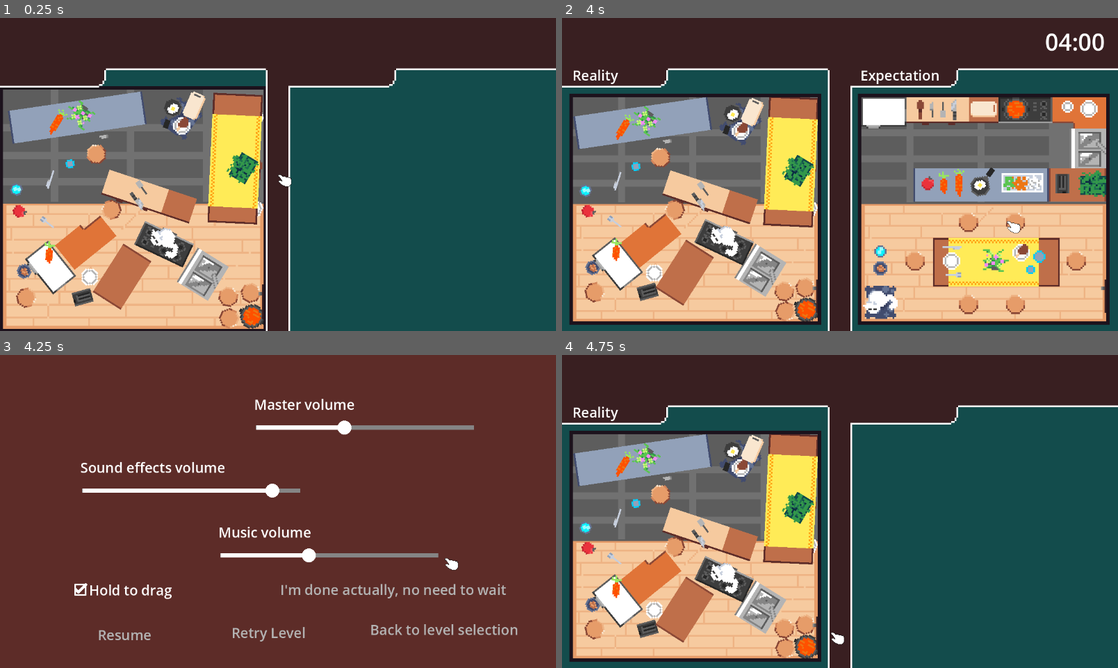
Above: before the commit, frames 1-4 (two rows, left to right).
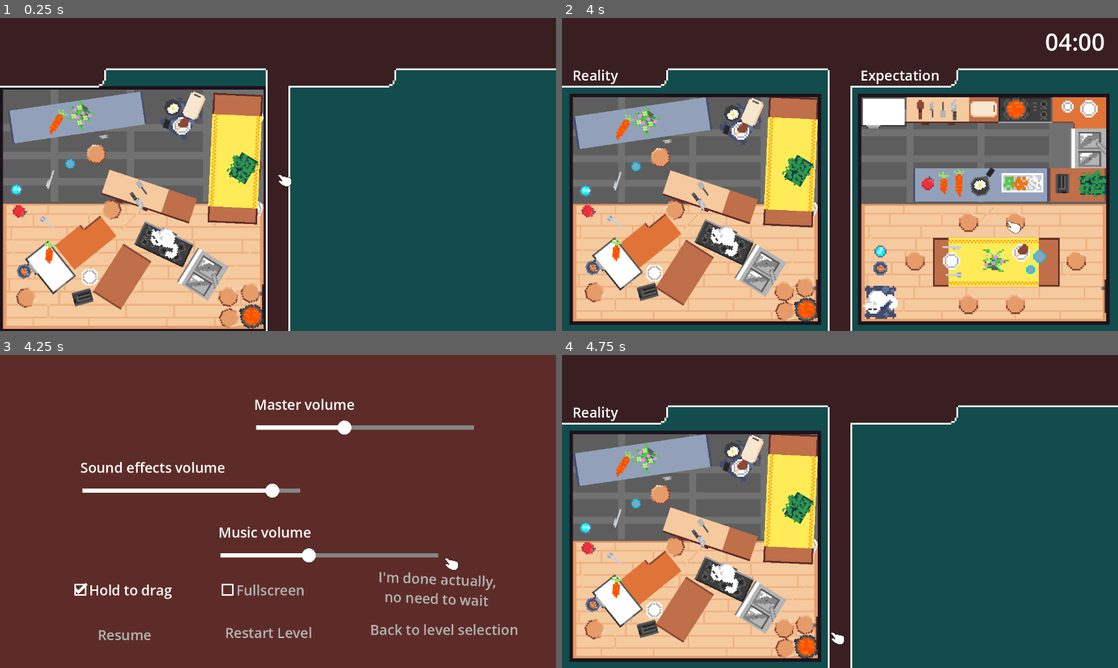
Above: after the commit, the same moments.

Repository: EdoanR/what-a-mess
Game: Godot game, scene res://levels/kitchen/kitchen.tscn
Same seed, same stepped clock (60 frames per second), same inputs: the game is played once before the commit and once after it. This scene is started directly instead of the project's main scene. The engine's default icon, where the game draws it, is replaced by a stand-in: a white triangle on a blue panel in a dark square. Sound files missing from this copy of the repository are replaced by a short silence.
Inputs (mouse positions are in pixels of both pictures, inside the frame that each line leads up to):
- Up to frame 1 (0.25 s): no input
- Up to frame 2 (4 s): tap Enter at 0.5, 2 s; move the mouse to (962, 158) at 0.52 s; click (962, 158) at 0.6 s; tap Space at 1.25, 3.5 s; move the mouse to (728, 190) at 1.27 s; tap W (lift) at 1.35 s; move the mouse to (895, 105) at 2.02 s; right-click (895, 105) at 2.1 s; move the mouse to (812, 237) at 2.77 s; tap S (lower) at 2.85 s; move the mouse to (1006, 221) at 3.52 s; tap V (validate) at 3.6 s
- Up to frame 3 (4.25 s): tap Escape (pause) at 4.15 s
- Up to frame 4 (4.75 s): click "Retry Level" (after the commit: "Restart Level") at 4.25 s

Frames 1-2 are identical in both runs. In frame 3, 1.5% of the frame differs, in the area x 39-91%, y 69-92%; in frame 4, nothing differs.

Commit message:
small adjustments to pause menu in the level

Diff:
--- a/Logic/level/level.tscn
+++ b/Logic/level/level.tscn
@@ -540,17 +540,19 @@
 offset_bottom = 661.0
 theme = ExtResource("12_5ovf7")
 theme_override_font_sizes/font_size = 32
-text = "Retry Level"
+text = "Restart Level"
 script = ExtResource("13_6t80s")
 
 [node name="DoneButton" type="Button" parent="Pause"]
-offset_left = 645.0
-offset_top = 517.0
-offset_right = 986.0
-offset_bottom = 562.0
+offset_left = 840.0
+offset_top = 486.0
+offset_right = 1177.0
+offset_bottom = 576.0
+rotation = 0.0415085
 theme = ExtResource("12_5ovf7")
 theme_override_font_sizes/font_size = 32
-text = "I'm done actually, no need to wait"
+text = "I'm done actually,
+no need to wait"
 
 [node name="PerfectSoundEffect" type="AudioStreamPlayer" parent="."]
 stream = ExtResource("13_0bcr1")
--- a/ui/pause/pause.tscn
+++ b/ui/pause/pause.tscn
@@ -6,6 +6,7 @@
 [ext_resource type="Script" uid="uid://cxy86ub5qiu4" path="res://common/ui/auto_save_trigger.gd" id="4_7i4wi"]
 [ext_resource type="Script" uid="uid://dpt2gl6f2vby7" path="res://common/ui/change_scene_button.gd" id="4_25a3s"]
 [ext_resource type="Script" uid="uid://ccoi42fsqwvir" path="res://logic/ui/hold_to_drag.gd" id="5_ixyhc"]
+[ext_resource type="Script" uid="uid://chxuus65pwm6a" path="res://common/ui/fullscreen_checkbox.gd" id="7_t3fb8"]
 
 [node name="Pause" type="CanvasLayer"]
 process_mode = 3
@@ -122,4 +123,18 @@
 [node name="AutoSaveTrigger" type="Node" parent="HoldToDrag"]
 script = ExtResource("4_7i4wi")
 
+[node name="Fullscreen" type="CheckBox" parent="."]
+custom_minimum_size = Vector2(300, 0)
+offset_left = 508.0
+offset_top = 514.0
+offset_right = 808.0
+offset_bottom = 567.0
+theme = ExtResource("2_7i4wi")
+theme_override_font_sizes/font_size = 32
+text = "Fullscreen"
+script = ExtResource("7_t3fb8")
+
+[node name="AutoSaveTrigger" type="Node" parent="Fullscreen"]
+script = ExtResource("4_7i4wi")
+
 [connection signal="pressed" from="Resume" to="." method="unpause"]
Not shown: 1 places in ui/pause/pause.tscn that only renumber resources
